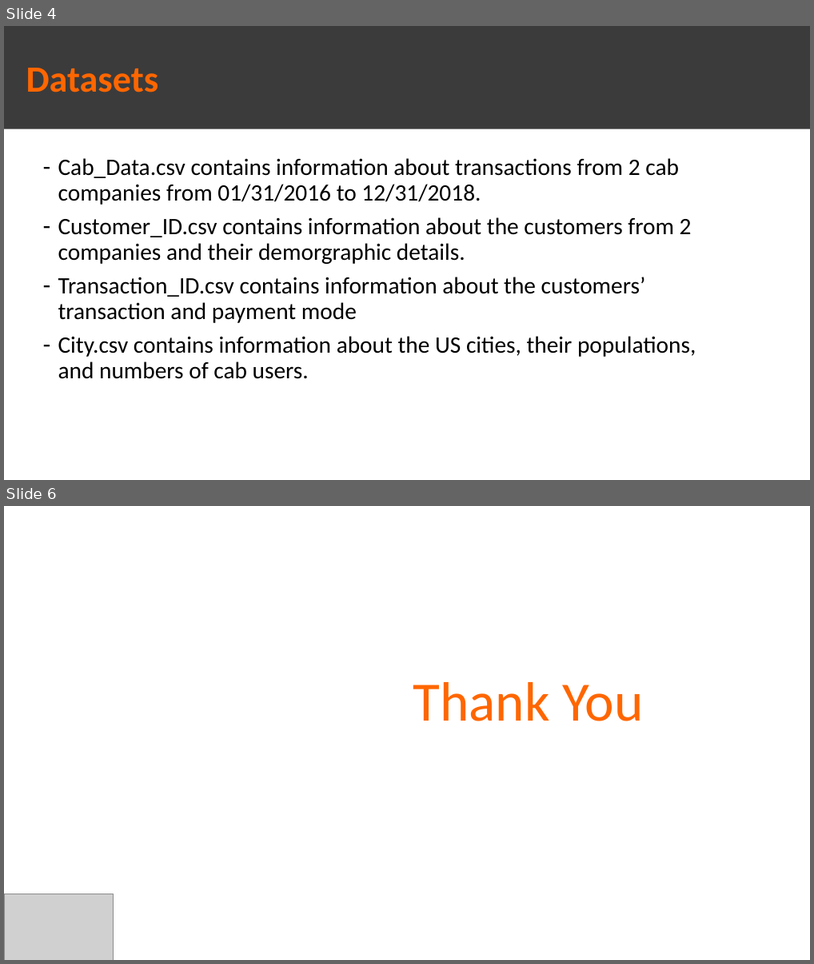
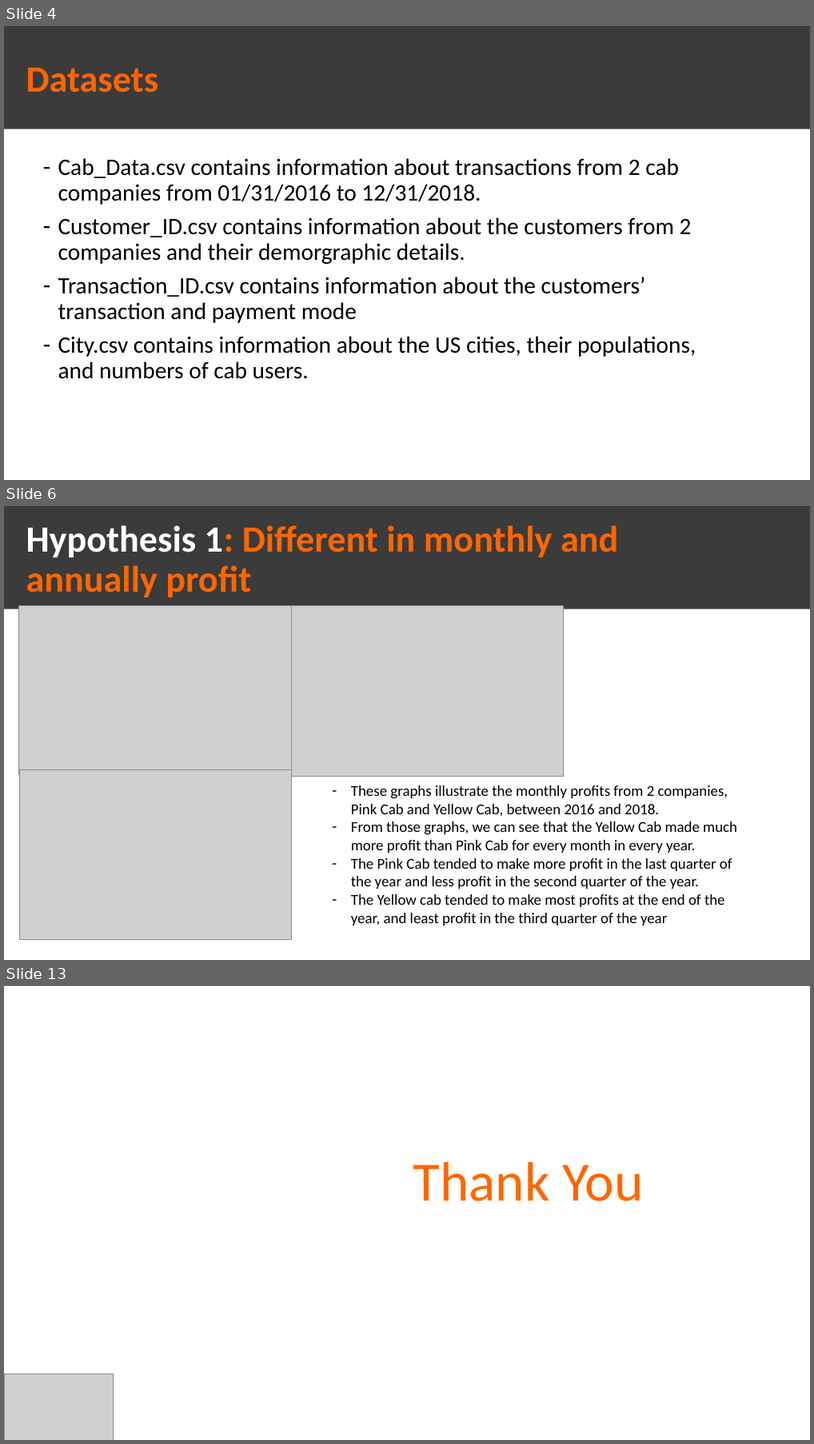
Before and after one commit to qngyn/DataGlacier, a slide deck: Week3/G2M_presentation.pptx. Shown one above the other, each under a label of ours: slides 4 and 6 before the commit, slides 4, 6 and 13 after it; the slides between them are not shown. The pictures are 814x964 and 814x1444 pixels, drawn with LibreOffice and Linux fonts; fonts in the diff are those of the drawing; grey boxes stand for pictures. Boxes give left, top, right and bottom in pixels: in the first picture for what was removed or moved away, otherwise in the second. Text is boxed around its words. In the diff, an @@ line names an element or a change of style, - is before the commit and + after.

Commit message:
Update Presentation + EDA
- Include 3/5 hypothesis for the presentation file in Week 3 and add images folder for the presentation
- Edit errors in the EDA

```diff
--- a/Week3/G2M_presentation.pptx
+++ b/Week3/G2M_presentation.pptx
@@ slide 6 added at box(4, 506, 810, 960), background #FFFFFF @@
@@ rectangle added at box(4, 506, 810, 608), fill #3B3B3B @@
@@ title added at box(26, 525, 618, 598), 44 pt, text #FF6600, bold @@
+Hypothesis 1: Different in monthly and annually profit
@@ picture added at box(19, 606, 291, 776) @@
@@ picture added at box(291, 606, 563, 776) @@
@@ picture added at box(19, 770, 291, 939) @@
@@ text added at box(351, 785, 738, 925), 18 pt, text #000000 @@
+– These graphs illustrate the monthly profits from 2 companies, Pink Cab and Yellow Cab, between 2016 and 2018.
+– From those graphs, we can see that the Yellow Cab made much more profit than Pink Cab for every month in every year.
+– The Pink Cab tended to make more profit in the last quarter of the year and less profit in the second quarter of the year.
+– The Yellow cab tended to make most profits at the end of the year, and least profit in the third quarter of the year
@@ what was slide 6 is now slide 13 @@
```
Also in this commit, not shown: 1 slide changed, 6 other slides added, 13 other files.
